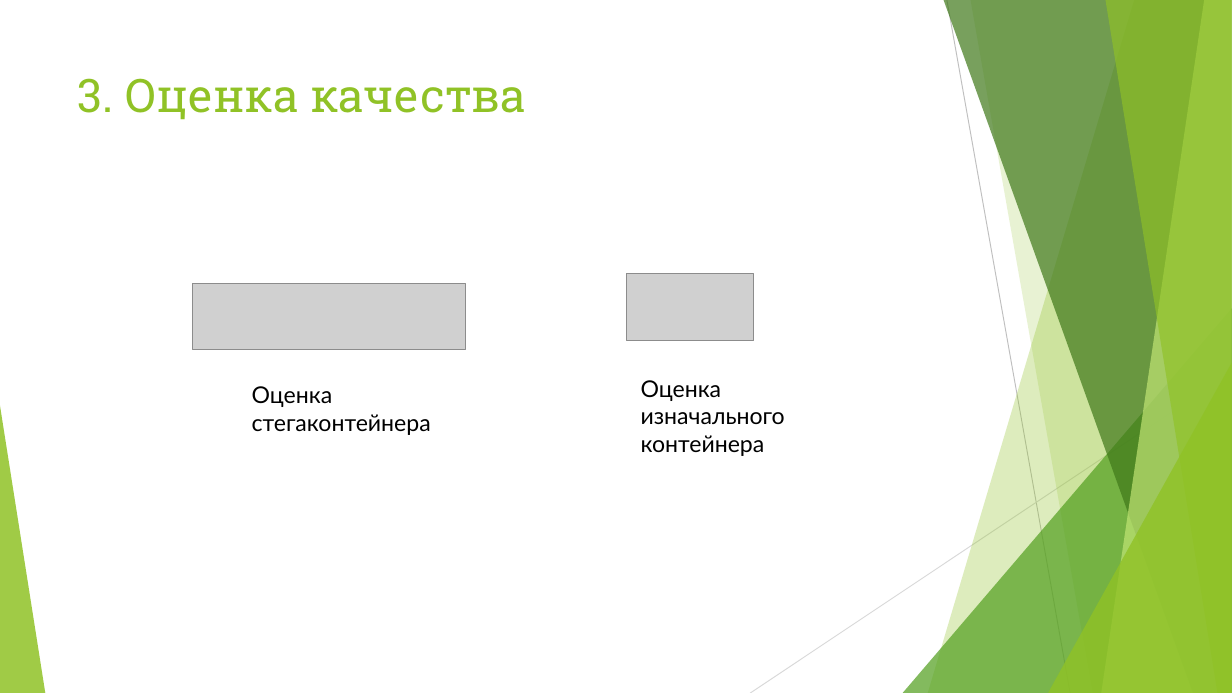
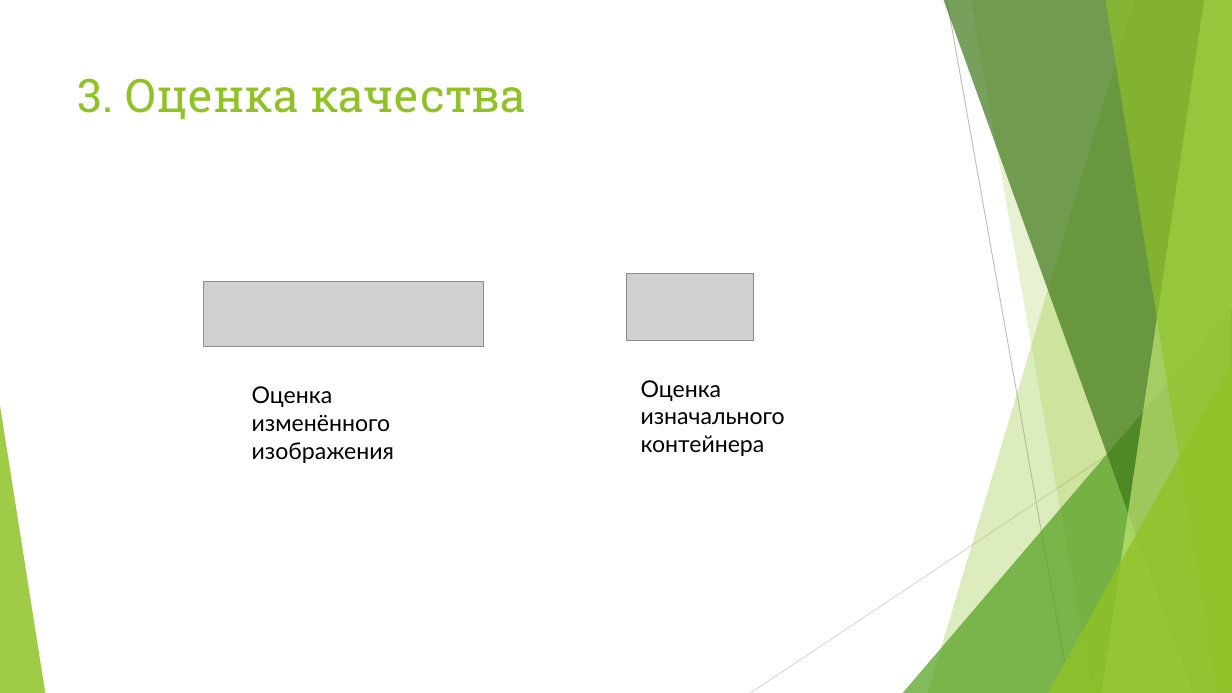
Before and after one commit to Kubyshev/kurs_stega, a slide deck: slide 20 of stegoKurs/Курсовая.pptx. Drawn at 1232x693 pixels with LibreOffice and Linux fonts; fonts in the diff are those of the drawing; grey boxes stand for pictures. Boxes give left, top, right and bottom in pixels: in the first picture for what was removed or moved away, otherwise in the second. Text is boxed around its words. In the diff, an @@ line names an element or a change of style, - is before the commit and + after.

```diff
--- a/stegoKurs/Курсовая.pptx
+++ b/stegoKurs/Курсовая.pptx
@@ picture: place and size @@
-picture at (193, 284, 466, 350)
+picture at (204, 281, 484, 347)
@@ text at (252, 386, 394, 463): text changed @@
-Оценка стегаконтейнера
+Оценка изменённого изображения
```
Also in this commit, not shown: 9 other slides changed.
